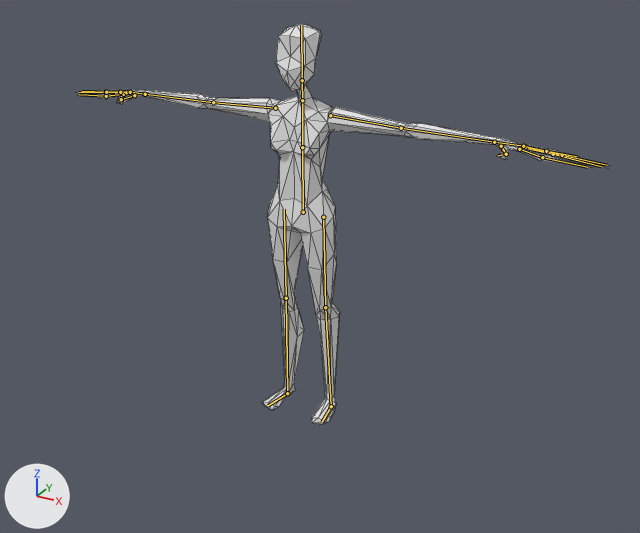
The Blender file models/source_files/mannequin.blend: old version first, new version second.
Both versions are drawn from a 50 mm camera at (1.49, -2.58, 1.09) aimed at (0.23, -0.3, -0.05). Lighting does not change. The marker at lower left points along +X, +Y and +Z. The bones that bend it are drawn over the model as lines. Mesh edges are drawn as thin lines.

In view in the first picture: 'body'.
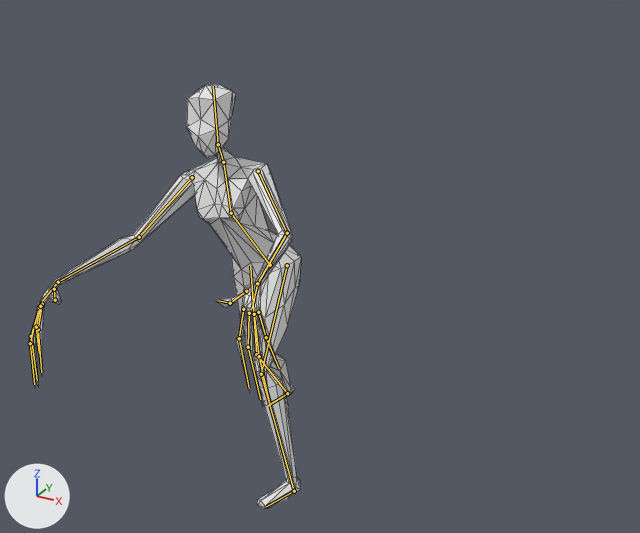
The newer file adds an action. The first version stands in its rest pose; the second is drawn at frame 1 of the action 'step'.

Where the change shows, as pixel boxes [x1, y1, x2, y2] in the pictures (640 x 533 px):
'body', posed (49% narrower): before [77, 24, 609, 424]; after [29, 85, 301, 509]
bone 'Right Shin', root to tip: before (287, 393) to (286, 298); after (287, 393) to (256, 354)
bone 'Right Thigh', root to tip: before (286, 298) to (284, 209); after (256, 354) to (250, 266)
bone 'Back', root to tip: before (303, 212) to (302, 147); after (270, 265) to (231, 213)
bone 'Upper Back', root to tip: before (302, 147) to (302, 100); after (231, 213) to (223, 162)
bone 'Bicep.l', root to tip: before (330, 115) to (401, 128); after (258, 171) to (287, 233)
bone 'Forearm.l', root to tip: before (401, 128) to (494, 142); after (287, 233) to (257, 283)
bone 'Handl.l', root to tip: before (494, 142) to (521, 145); after (257, 283) to (252, 308)
bone 'Middle Finger.l', root to tip: before (524, 148) to (553, 154); after (249, 313) to (248, 347)
bone 'Middle Finger Tip.l', root to tip: before (553, 154) to (601, 166); after (248, 347) to (260, 399)
bone 'Pointer Finger.l', root to tip: before (519, 149) to (542, 157); after (243, 309) to (239, 338)
bone 'Pointer Finger Tip.l', root to tip: before (542, 157) to (587, 167); after (239, 338) to (249, 388)
bone 'Ring Finger.l', root to tip: before (525, 147) to (562, 155); after (254, 314) to (259, 356)
bone 'Ring Finger Tip.l', root to tip: before (562, 155) to (607, 165); after (259, 356) to (270, 405)
bone 'Pinky Finger.l', root to tip: before (523, 146) to (546, 151); after (258, 312) to (266, 337)
bone 'Pinky Finger Tip.l', root to tip: before (546, 151) to (576, 156); after (266, 337) to (279, 368)
bone 'Thumb.l', root to tip: before (501, 146) to (506, 154); after (246, 291) to (230, 303)
bone 'Thumb Tip.l', root to tip: before (506, 154) to (498, 155); after (230, 303) to (218, 300)
bone 'Neck', root to tip: before (302, 100) to (302, 80); after (223, 162) to (218, 144)
bone 'Head', root to tip: before (302, 80) to (301, 25); after (218, 144) to (213, 86)
bone 'Bicep.r', root to tip: before (275, 108) to (213, 102); after (192, 177) to (139, 237)
bone 'Forearm.r', root to tip: before (213, 102) to (145, 94); after (139, 237) to (58, 282)
bone 'Handl.r', root to tip: before (145, 94) to (127, 91); after (58, 282) to (40, 303)
bone 'Middle Finger.r', root to tip: before (124, 93) to (105, 92); after (39, 307) to (31, 336)
bone 'Middle Finger Tip.r', root to tip: before (105, 92) to (78, 92); after (31, 336) to (37, 380)
bone 'Pointer Finger.r', root to tip: before (123, 94) to (106, 96); after (42, 304) to (38, 329)
bone 'Pointer Finger Tip.r', root to tip: before (106, 96) to (79, 94); after (38, 329) to (41, 372)
bone 'Ring Finger.r', root to tip: before (126, 92) to (106, 92); after (39, 307) to (30, 343)
bone 'Ring Finger Tip.r', root to tip: before (106, 92) to (81, 91); after (30, 343) to (34, 384)
bone 'Pinky Finger.r', root to tip: before (130, 92) to (120, 92); after (40, 306) to (36, 327)
bone 'Pinky Finger Tip.r', root to tip: before (120, 92) to (106, 91); after (36, 327) to (39, 353)
bone 'Thumb.r', root to tip: before (134, 95) to (121, 99); after (54, 289) to (55, 300)
bone 'Thumb Tip.r', root to tip: before (121, 99) to (118, 101); after (55, 300) to (56, 298)
bone 'Left Thigh', root to tip: before (323, 217) to (325, 307); after (287, 265) to (261, 374)
bone 'Left Shin', root to tip: before (325, 307) to (331, 406); after (261, 374) to (294, 491)

The change in detail:
Bone 'Right Shin' (bone_right_shin) turns from (0, 0, 0) to (38, 1, -5) degrees about its own x, y and z.
Bone 'Right Thigh' (bone_right_thigh) turns from (0, 0, 0) to (-34, 3, 4) degrees about its own x, y and z.
Bone 'Right Hip' (bone_right_hip) turns from (0, 0, 0) to (-8, 1, 7) degrees about its own x, y and z.
Bone 'Back' (bone_back) turns from (0, 0, 0) to (20, 0, 12) degrees about its own x, y and z.
Bone 'Upper Back' (bone_upper_back) turns from (0, 0, 0) to (-28, -4, -11) degrees about its own x, y and z.
Bone 'Bicep.l' (bone_bicep_l) moves from (0.0, 0.0, 0.0) to (-0.003, 0.01, -0.013).
Bone 'Bicep.l' (bone_bicep_l) turns from (0, 0, 0) to (27, 23, -35) degrees about its own x, y and z.
Bone 'Forearm.l' (bone_forearm_l) turns from (0, 0, 0) to (37, -15, 12) degrees about its own x, y and z.
Bone 'Handl.l' (bone_handl_l) turns from (0, 0, 0) to (12, 1, 20) degrees about its own x, y and z.
Bone 'Middle Finger.l' (bone_middle_finger_l) turns from (0, 0, 0) to (-23, 1, -1) degrees about its own x, y and z.
Bone 'Middle Finger Tip.l' (bone_middle_finger_tip_l) turns from (0, 0, 0) to (-3, 2, -23) degrees about its own x, y and z.
Bone 'Pointer Finger.l' (bone_pointer_finger_l) turns from (0, 0, 0) to (-21, 0, 11) degrees about its own x, y and z.
Bone 'Pointer Finger Tip.l' (bone_pointer_finger_tip_l) turns from (0, 0, 0) to (-13, 0, -19) degrees about its own x, y and z.
Bone 'Ring Finger.l' (bone_ring_finger_l) turns from (0, 0, 0) to (19, 6, -11) degrees about its own x, y and z.
Bone 'Ring Finger Tip.l' (bone_ring_finger_tip_l) turns from (0, 0, 0) to (0, 3, -23) degrees about its own x, y and z.
Bone 'Pinky Finger.l' (bone_pinky_finger_l) turns from (0, 0, 0) to (22, 7, 0) degrees about its own x, y and z.
Bone 'Pinky Finger Tip.l' (bone_pinky_finger_tip_l) turns from (0, 0, 0) to (23, 5, 1) degrees about its own x, y and z.
Bone 'Thumb.l' (bone_thumb_l) turns from (0, 0, 0) to (3, -17, 15) degrees about its own x, y and z.
Bone 'Thumb Tip.l' (bone_thumb_tip_l) turns from (0, 0, 0) to (14, -19, -7) degrees about its own x, y and z.
Bone 'Neck' (bone_neck) turns from (0, 0, 0) to (26, 2, -11) degrees about its own x, y and z.
Bone 'Head' (bone_head) turns from (0, 0, 0) to (-23, 1, 3) degrees about its own x, y and z.
Bone 'Bicep.r' (bone_bicep_r) moves from (0.0, 0.0, 0.0) to (-0.004, 0.012, 0.019).
Bone 'Bicep.r' (bone_bicep_r) turns from (0, 0, 0) to (27, -23, 35) degrees about its own x, y and z.
Bone 'Forearm.r' (bone_forearm_r) turns from (0, 0, 0) to (37, 15, -12) degrees about its own x, y and z.
Bone 'Handl.r' (bone_handl_r) turns from (0, 0, 0) to (12, -1, -20) degrees about its own x, y and z.
Bone 'Middle Finger.r' (bone_middle_finger_r) turns from (0, 0, 0) to (-23, -1, 1) degrees about its own x, y and z.
Bone 'Middle Finger Tip.r' (bone_middle_finger_tip_r) turns from (0, 0, 0) to (-3, -2, 23) degrees about its own x, y and z.
Bone 'Pointer Finger.r' (bone_pointer_finger_r) turns from (0, 0, 0) to (-21, 0, -11) degrees about its own x, y and z.
Bone 'Pointer Finger Tip.r' (bone_pointer_finger_tip_r) turns from (0, 0, 0) to (-13, 0, 19) degrees about its own x, y and z.
Bone 'Ring Finger.r' (bone_ring_finger_r) turns from (0, 0, 0) to (19, -6, 11) degrees about its own x, y and z.
Bone 'Ring Finger Tip.r' (bone_ring_finger_tip_r) turns from (0, 0, 0) to (0, -3, 23) degrees about its own x, y and z.
Bone 'Pinky Finger.r' (bone_pinky_finger_r) turns from (0, 0, 0) to (22, -7, 0) degrees about its own x, y and z.
Bone 'Pinky Finger Tip.r' (bone_pinky_finger_tip_r) turns from (0, 0, 0) to (23, -5, -1) degrees about its own x, y and z.
Bone 'Thumb.r' (bone_thumb_r) turns from (0, 0, 0) to (3, 17, -15) degrees about its own x, y and z.
Bone 'Thumb Tip.r' (bone_thumb_tip_r) turns from (0, 0, 0) to (14, 19, 7) degrees about its own x, y and z.
Bone 'Left Hip' (bone_left_hip) turns from (0, 0, 0) to (-16, -3, 4) degrees about its own x, y and z.
Bone 'Left Thigh' (bone_left_thigh) turns from (0, 0, 0) to (-34, 3, 9) degrees about its own x, y and z.
Bone 'Left Shin' (bone_left_shin) turns from (0, 0, 0) to (33, 16, 6) degrees about its own x, y and z.
